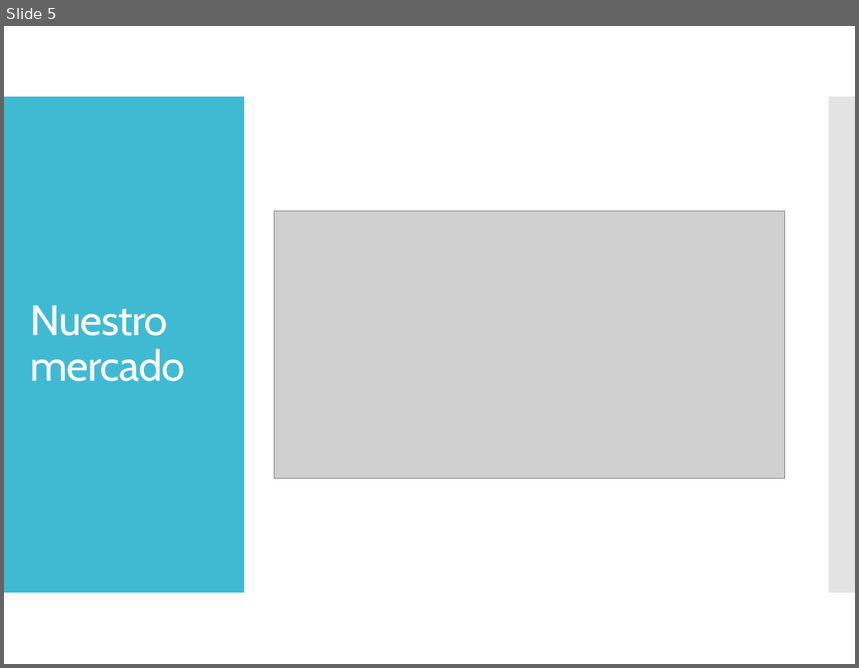
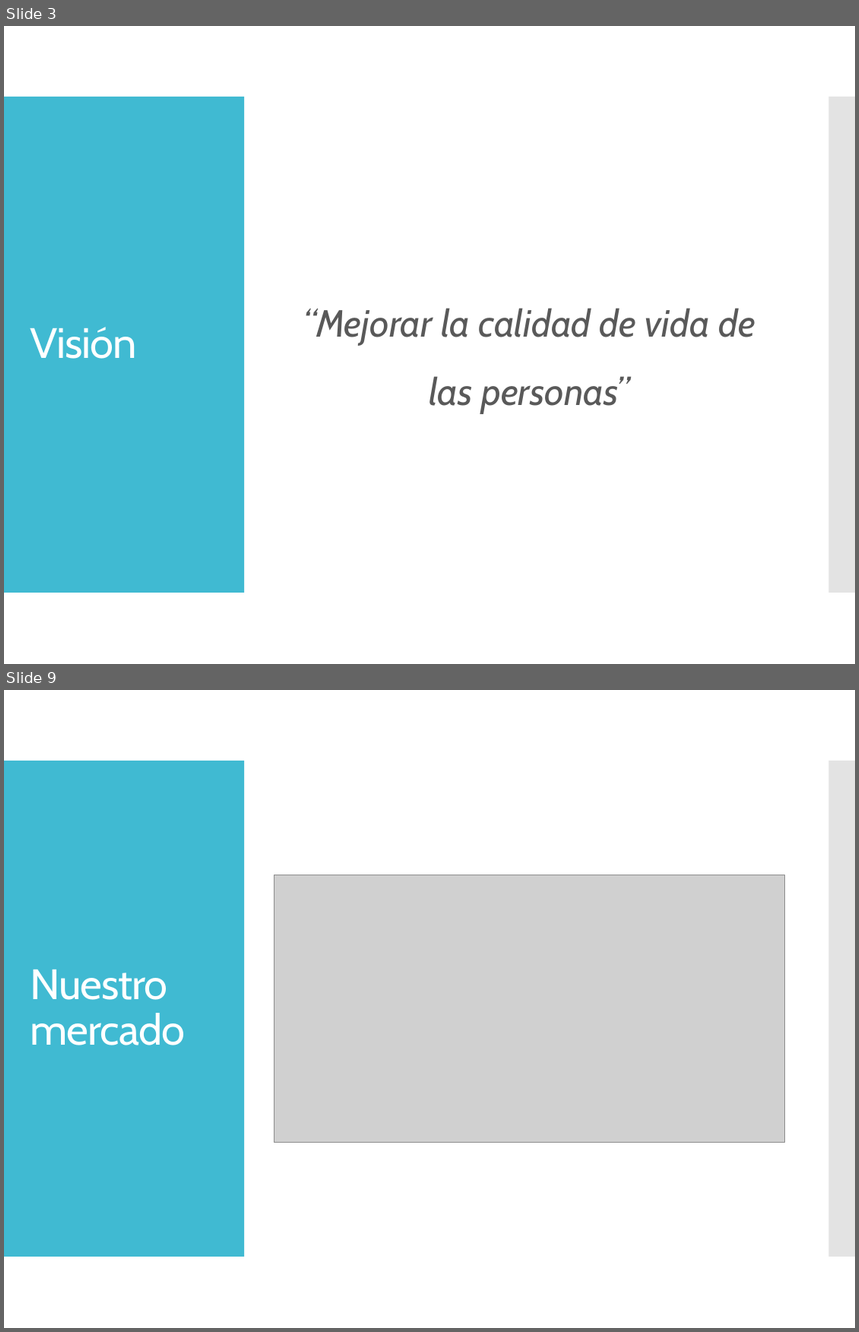
Before and after one commit to dschenkelman/taller-proyectos, a slide deck: Assets/Presentación negocio.pptx. Shown one above the other, each under a label of ours: slide 5 before the commit, slides 3 and 9 after it; the slides between them are not shown. The pictures are 859x668 and 859x1332 pixels, drawn with LibreOffice and Linux fonts; fonts in the diff are those of the drawing; grey boxes stand for pictures. Boxes give left, top, right and bottom in pixels: in the first picture for what was removed or moved away, otherwise in the second. Text is boxed around its words. In the diff, an @@ line names an element or a change of style, - is before the commit and + after.

```diff
--- a/Assets/Presentación negocio.pptx
+++ b/Assets/Presentación negocio.pptx
@@ slide 3 added at (x1=4, y1=26, x2=855, y2=664), background #FFFFFF; not listed: 2 template elements that a slide beside it also shows @@
@@ text added at (x1=303, y1=308, x2=756, y2=413), 32 pt, text #595959, italic @@
+“Mejorar la calidad de vida de las personas”
@@ title added at (x1=30, y1=327, x2=136, y2=359), 36 pt, text #FFFFFF @@
+Visión
@@ what was slide 5 is now slide 9 @@
```
Also in this commit, not shown: 11 slides changed, 4 other slides added, 2 slides removed.
